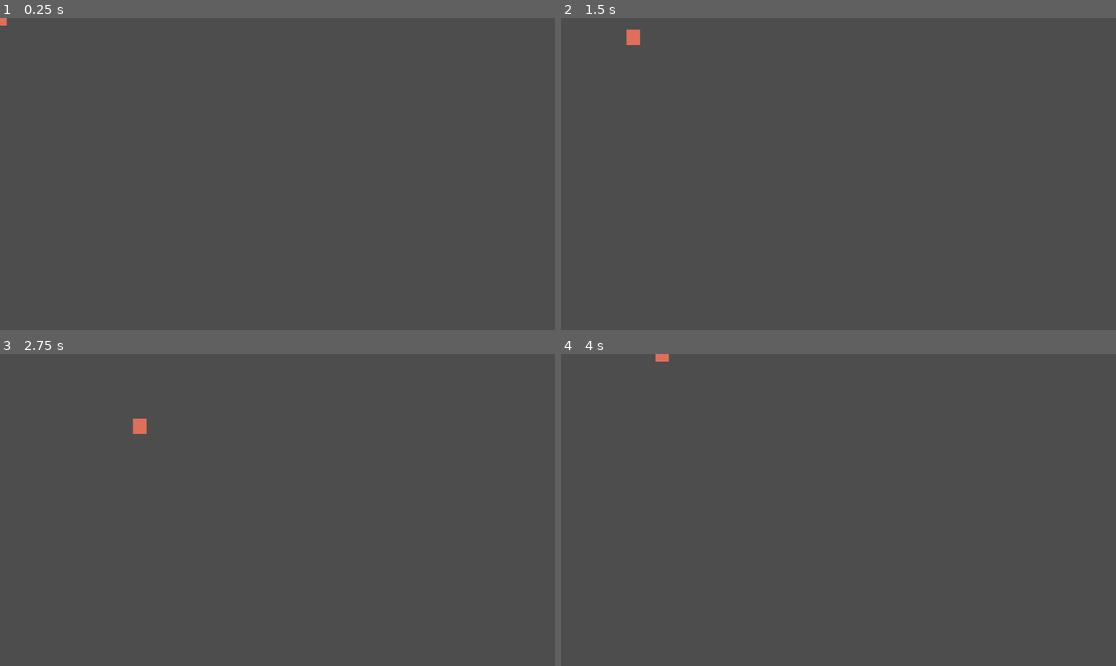
Above: before the commit, frames 1-4 (two rows, left to right).
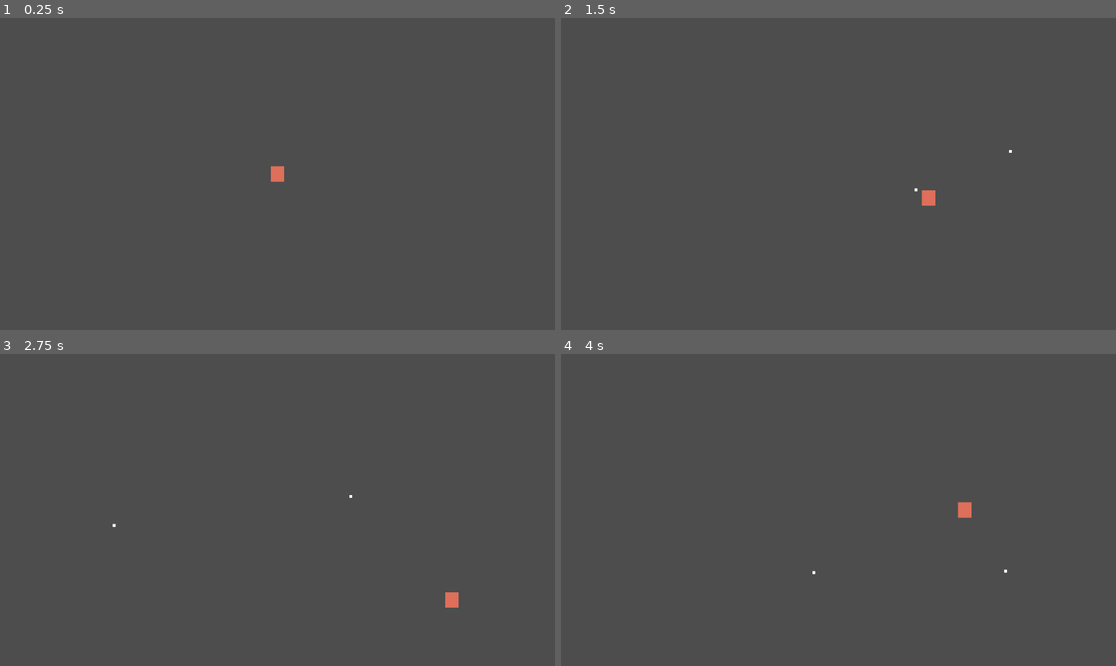
Above: after the commit, the same moments.

Repository: BrendonButler/scramble
Game: Godot game, scene res://main.tscn
Same seed, same stepped clock (60 frames per second), same inputs: the game is played once before the commit and once after it.
Inputs (mouse positions are in pixels of both pictures, inside the frame that each line leads up to):
- Up to frame 1 (0.25 s): no input
- Up to frame 2 (1.5 s): tap Enter at 0.5 s; move the mouse to (960, 158) at 0.52 s; hold Right (ui_right) 0.53-1.28 s; click (960, 158) at 0.67 s; move the mouse to (727, 189) at 1.27 s; hold Down (ui_down) from 1.28 s (still down); click (727, 189) at 1.42 s
- Up to frame 3 (2.75 s): move the mouse to (333, 441) at 2.02 s; release Down (ui_down) at 2.03 s; hold Right (ui_right) from 2.03 s (still down); click (333, 441) at 2.17 s
- Up to frame 4 (4 s): move the mouse to (810, 572) at 2.77 s; release Right (ui_right) at 2.78 s; hold Up (ui_up) 2.78-3.53 s; click (810, 572) at 2.92 s; move the mouse to (1005, 556) at 3.52 s; hold Left (ui_left) from 3.53 s (still down); click (1005, 556) at 3.67 s

The runs differ from the first frame. In frame 1, 0.2% of the frame differs, in the area x 0-52%, y 0-53%; in frame 2, 0.3%, in the area x 11-82%, y 3-61%; in frame 3, 0.3%; in frame 4, 0.2%.

Commit message:
implement player bullets

Diff:
--- /dev/null
+++ b/bullet.gd
@@ -0,0 +1,12 @@
+extends Area2D
+
+@export var speed = 400
+
+var direction = Vector2.ZERO
+
+func _physics_process(delta: float) -> void:
+	position += direction * speed * delta
+
+	# free when off screen
+	if not get_viewport_rect().has_point(position):
+		queue_free()
--- /dev/null
+++ b/bullet.tscn
@@ -0,0 +1,18 @@
+[gd_scene format=3 uid="uid://d0trlb0y7j37f"]
+
+[ext_resource type="Script" uid="uid://cu6uotm2ir8qq" path="res://bullet.gd" id="1_v7oki"]
+
+[sub_resource type="CircleShape2D" id="CircleShape2D_ig7tw"]
+radius = 4.0
+
+[node name="Bullet" type="Area2D" unique_id=1635434547]
+script = ExtResource("1_v7oki")
+
+[node name="BulletCollision2D" type="CollisionShape2D" parent="." unique_id=1499144553]
+shape = SubResource("CircleShape2D_ig7tw")
+
+[node name="ColorRect" type="ColorRect" parent="." unique_id=992448180]
+offset_left = -3.0
+offset_top = -3.0
+offset_right = 3.0
+offset_bottom = 3.0
--- a/main.tscn
+++ b/main.tscn
@@ -1,6 +1,7 @@
 [gd_scene format=3 uid="uid://bcabbjoeaqwy5"]
 
 [ext_resource type="Script" uid="uid://b71ykt48du6a0" path="res://player.gd" id="1_ig7tw"]
+[ext_resource type="PackedScene" uid="uid://d0trlb0y7j37f" path="res://bullet.tscn" id="2_0xm2m"]
 
 [sub_resource type="CapsuleShape2D" id="CapsuleShape2D_0xm2m"]
 
@@ -8,6 +9,7 @@
 
 [node name="Player" type="CharacterBody2D" parent="." unique_id=421255915]
 script = ExtResource("1_ig7tw")
+bullet_scene = ExtResource("2_0xm2m")
 
 [node name="PlayerCollision2D" type="CollisionShape2D" parent="Player" unique_id=361569886]
 shape = SubResource("CapsuleShape2D_0xm2m")
--- a/player.gd
+++ b/player.gd
@@ -1,6 +1,7 @@
 extends CharacterBody2D
 
-@export var speed = 200.0
+@export var speed = 250.0
+@export var bullet_scene: PackedScene
 
 func _physics_process(delta: float) -> void:
 	var direction = Input.get_vector("ui_left", "ui_right", "ui_up", "ui_down")
@@ -12,3 +13,14 @@
 	var screen = get_viewport_rect()
 	position.x = clamp(position.x, 0, screen.size.x)
 	position.y = clamp(position.y, 0, screen.size.y)
+
+func _input(event: InputEvent) -> void:
+	if event is InputEventMouseButton and event.pressed and event.button_index == MOUSE_BUTTON_LEFT:
+		var bullet = bullet_scene.instantiate()
+		bullet.position = global_position
+		bullet.direction = (get_global_mouse_position() - global_position).normalized()
+
+		get_parent().add_child(bullet)
+
+func _ready() -> void:
+	position = get_viewport_rect().size / 2
Not shown, added: bullet.gd.uid
